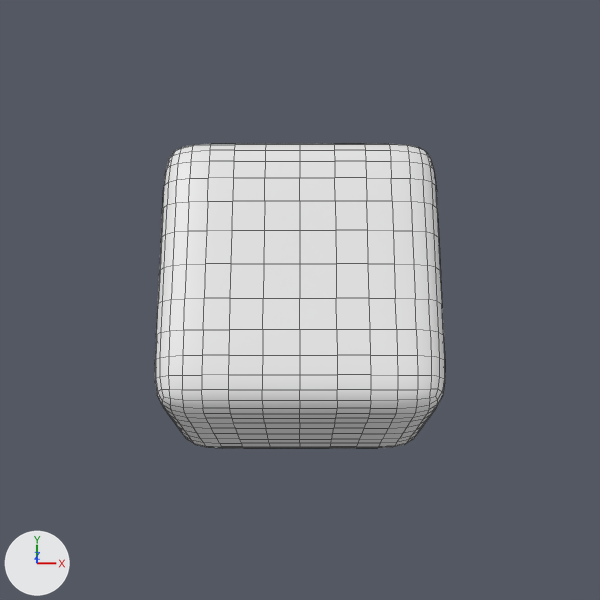
Two versions of the Blender file assetssrc/dice.blend, one commit apart.
One viewpoint serves both versions: the file's camera 'Camera'. The lights are fixed; the arrows at lower left show +X, +Y and +Z. Mesh edges are drawn as thin lines. Materials are left out; every surface is plain grey.

Before the edit, the objects in view are built like this:
```python
me_cube_001 = bpy.data.meshes.new('Cube.001')
me_cube_001.from_pydata(...)  # 56 vertices, 54 faces; spans x -1.0..1.0, y -1.0..1.0, z -1.0..1.0
me_cube_001.polygons.foreach_set('use_smooth', [True] * 54)
me_cube_001.materials.append(mat_d6)
ob_cube = bpy.data.objects.new('Cube', me_cube_001)
ob_cube.location = (0.0, -0.016, -0.036)
ob_cube.rotation_euler = (1.571, 3.142, 3.142)  # degrees (90, 180, 180)
ob_cube.scale = (0.643, 0.643, 0.643)
_m = ob_cube.modifiers.new('Subsurf', 'SUBSURF')
_m.levels = 2
```
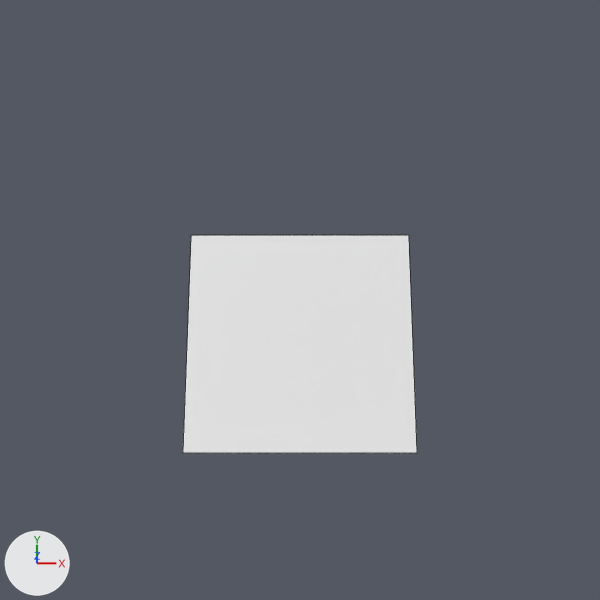
The newer file is also rescaled (x7.772), turned or shifted as a whole; pictures and numbers use the older file's frame.

The edits, one by one:
me_cube_001 is used by ob_cube; location (0.0, -0.016, -0.036); rotation (1.571, 3.142, 3.142), in degrees (90, 180, 180); scale (0.643, 0.643, 0.643).
me_cube_001 had 56 vertices, 54 faces and spanned x -1.0..1.0, y -1.0..1.0, z -1.0..1.0.
me_cube_001 now has 4 vertices, 1 face and spans x -1.0..1.0, y 1.0, z -1.0..1.0.
Part 1, on me_cube_001:
52 vertices are removed from x -1.0..1.0, y -1.0..1.0, z -1.0..1.0.
54 faces are deleted.
1 new face joins them.
me_cube_001 part 2: the surface is now shaded flat.
Object 'Cube' (ob_cube) loses its SUBSURF modifier named 'Subsurf'.
Modifier setting removed (it was levels = 2).

Where the change shows, as pixel boxes (x1, y1, x2, y2) in the pictures (600 x 600 px):
'Cube', reshaped, modifiers changed (19% narrower, 28% shorter): before (155, 144, 445, 448); after (183, 235, 417, 453)
part 1 of me_cube_001, cut back: before (155, 144, 445, 448); after (183, 235, 417, 453)
